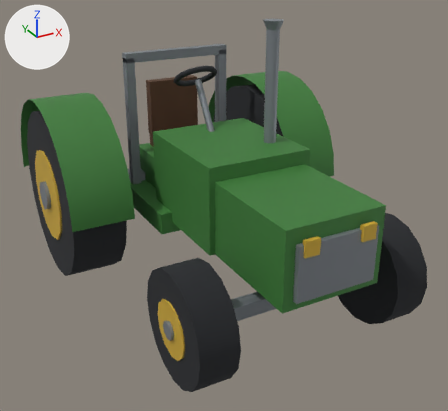
One commit to the glTF model examples/generated/vehicles/tractor.glb: the scene before it, then after it.
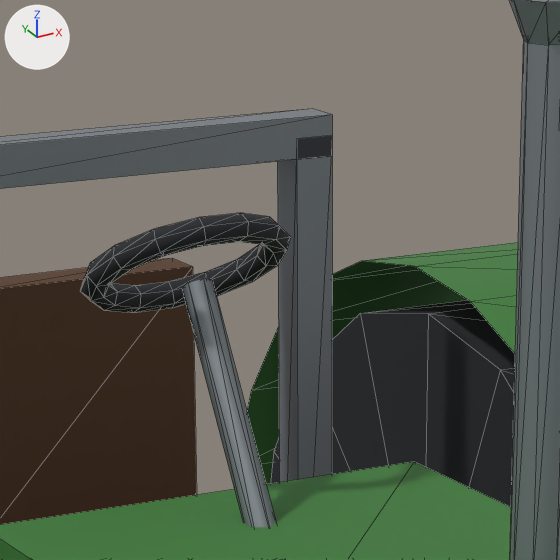
The first picture shows the older version from a 50 mm lens placed at (-2.07, -3.85, 2.55), pointed at (-0.02, -0.12, 0.68). The close-ups show the older and then the newer version on the part from 35% to 61% of the width and 5% to 34% of the height of that picture. Only the edits that show in the close-ups are written down. The axes (+X, +Y, +Z) are drawn at upper left. The lights are the same throughout. The close-ups show mesh edges as thin lines. Where no turn or scale is listed for an object, it has been applied to the vertices. Vertices at exactly the same position are counted once.

Objects in the first close-up: 'body', 'grille', 'seat', 'wheel_rr_tyre', 'wheel_steer'.
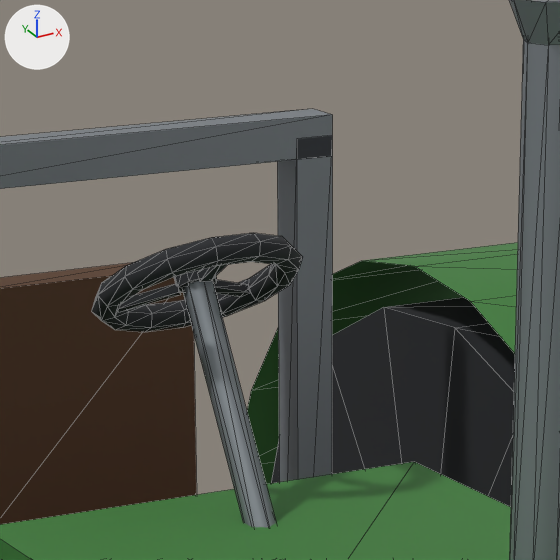
ob_wheel_rr_pivot is not drawn itself; it is the parent of ob_wheel_rr_tyre, ob_wheel_rr_rim, ob_wheel_rr_hub.

Edits to the bpy script that builds the scene:
```text
Change me_mesh_16:
    used by ob_wheel_steer; parent = ob_tractor; location = (0.0, 0.0, 0.0)
    remove me_mesh_16.from_pydata(...)  # 84 vertices, 168 faces; spans x -0.172..0.172, y 0.216..0.504, z 1.462..1.658
    add me_mesh_16.from_pydata(...)  # 149 vertices, 236 faces; spans x -0.172..0.172, y -0.019..0.03, z -0.168..0.168
    me_mesh_16 part 1: 149 vertices added at x -0.172..0.172, y -0.019..0.03, z -0.168..0.168
    me_mesh_16 part 2: 84 vertices removed from x -0.172..0.172, y 0.216..0.504, z 1.462..1.658
Change ob_wheel_rr_pivot:
    ob_wheel_rr_pivot.rotation_euler: (0.0, 0.0, 0.0) -> (0.144, 0.0, 0.0)  # degrees (0, 0, 0) -> degrees (8.3, 0, 0)
Change ob_wheel_steer:
    ob_wheel_steer.location: (0.0, 0.0, 0.0) -> (0.0, 0.32, 1.536)
    ob_wheel_steer.rotation_euler: (0.0, 0.0, 0.0) -> (1.021, 0.0, 0.0)  # degrees (0, 0, 0) -> degrees (58, 0, 0)
```

Boxes [x1, y1, x2, y2] around the edits, measured in the close-ups (560 x 560 px):
'wheel_rr_tyre', turned: before [271, 300, 515, 507]; after [271, 297, 515, 507]
'wheel_steer', reshaped, moved, turned: before [81, 213, 290, 313]; after [92, 233, 303, 332]
part 1 of me_mesh_16, added (black): after [92, 233, 303, 332]
part 2 of me_mesh_16, deleted (black): before [81, 213, 290, 313]
